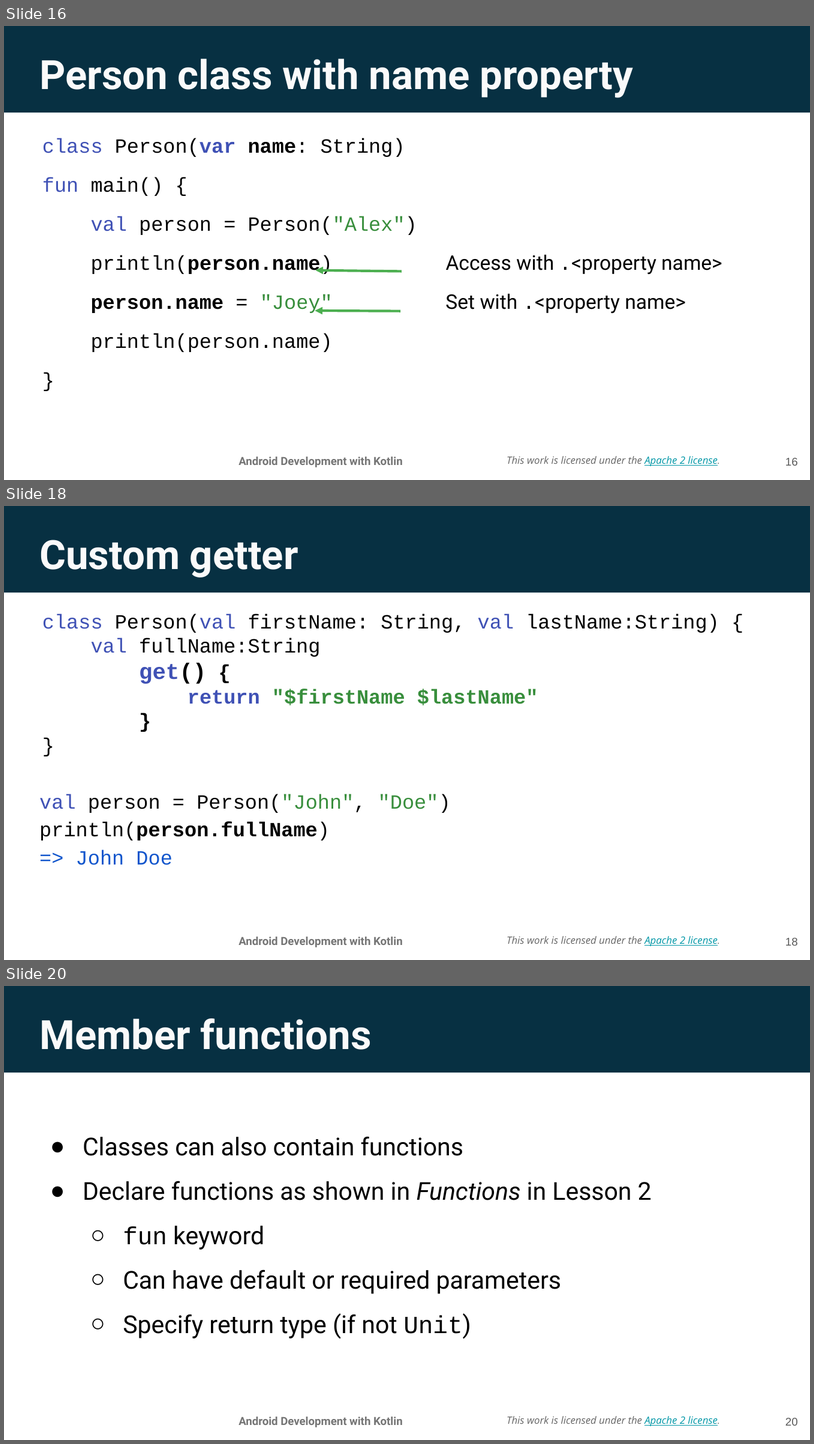
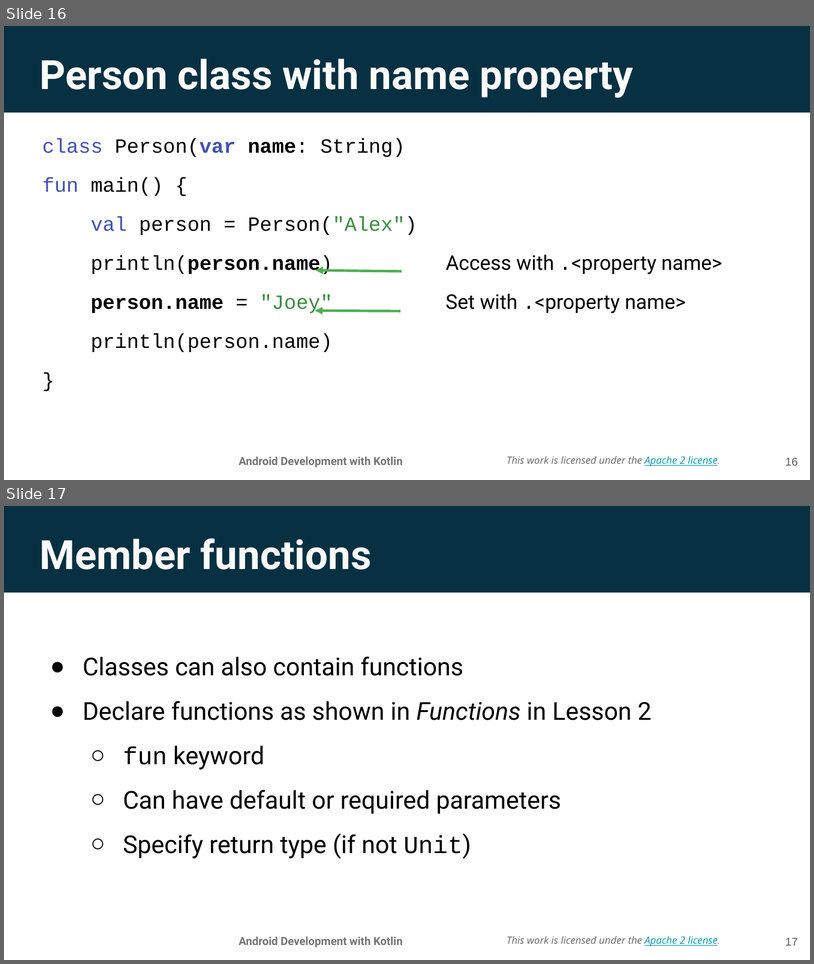
Before and after one commit to aadityaguptaa/Android-Bootcamp-PSNA, a slide deck: Day-0/Lesson 3_ Classes and objects.pptx. Shown one above the other, each under a label of ours: slides 16, 18 and 20 before the commit, slides 16 and 17 after it; the slides between them are not shown. The pictures are 814x1444 and 814x964 pixels, drawn with LibreOffice and Linux fonts; fonts in the diff are those of the drawing; background and template pictures are left out. Boxes give left, top, right and bottom in pixels: in the first picture for what was removed or moved away, otherwise in the second. Text is boxed around its words. In the diff, an @@ line names an element or a change of style, - is before the commit and + after.

```diff
--- a/Day-0/Lesson 3_ Classes and objects.pptx
+++ b/Day-0/Lesson 3_ Classes and objects.pptx
@@ slide 18 removed at <box>4,506,810,960</box>, background picture (left out); not listed: 3 template elements that a slide beside it also shows @@
@@ title removed at <box>39,540,299,577</box> @@
-Custom getter
@@ text removed at <box>42,613,720,705</box> @@
-class Person(val firstName: String, val lastName:String) {
-val fullName:String
-get() {
-return "$firstName $lastName"
-}
-}
@@ text removed at <box>39,794,451,865</box> @@
-val person = Person("John", "Doe")
-println(person.fullName)
-=> John Doe
@@ page number removed at <box>786,937,798,945</box> @@
-18
@@ what was slide 20 is now slide 17 @@
@@ page number at <box>786,937,798,945</box>: text changed @@
-20
+17
```
Also in this commit, not shown: 11 other slides removed, 1 other file.
